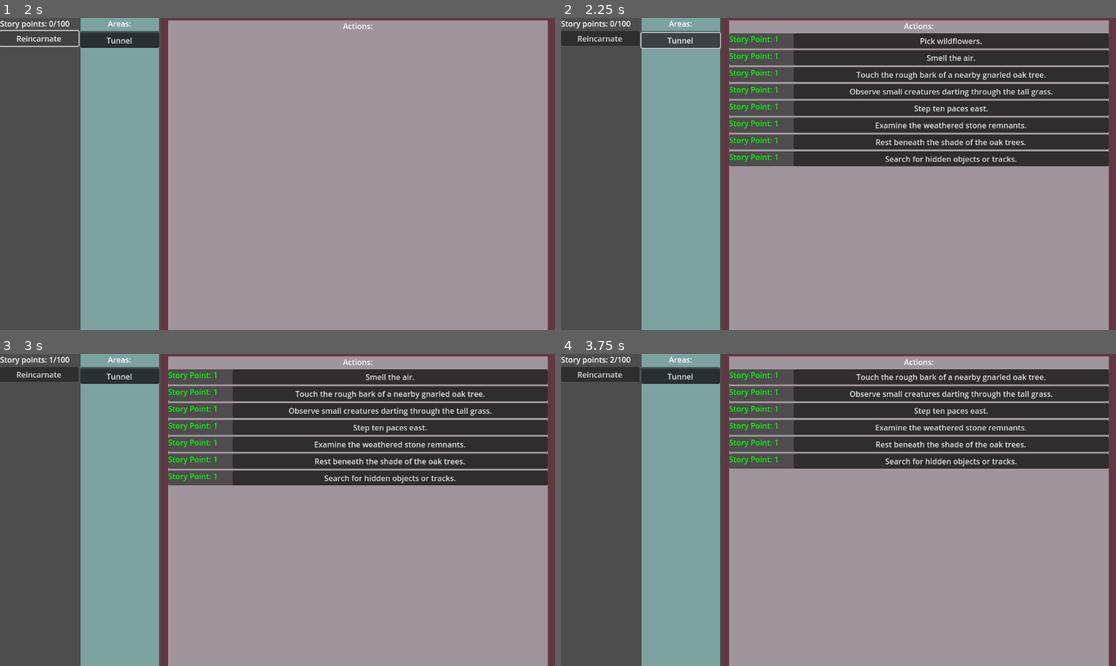
Above: before the commit, frames 1-4 (two rows, left to right).
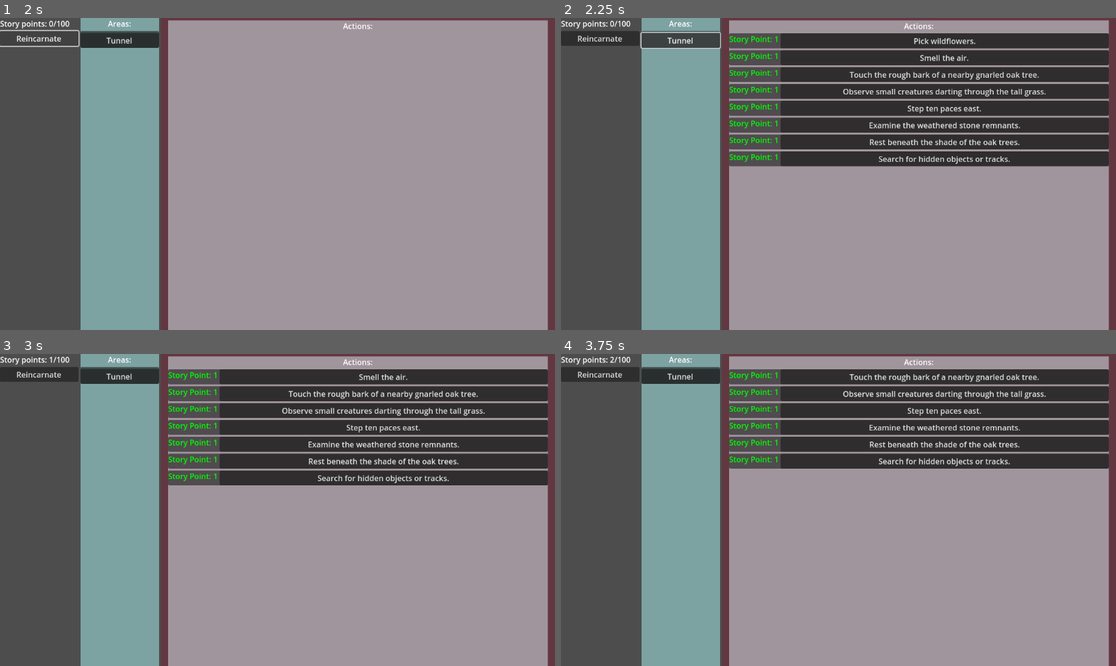
Above: after the commit, the same moments.

Repository: snipercup/Incremental-Chronicles
Game: Godot game, scene res://Scenes/main_menu.tscn
The game is run twice, just before and just after one commit, with the same random seed, the same clock (stepped at 60 frames per second) and the same inputs.
Inputs:
- Up to frame 1 (2 s): click "Start Game" at 0.5 s; click "Reincarnate" at 1.25 s
- Up to frame 2 (2.25 s): click "Tunnel" at 2 s
- Up to frame 3 (3 s): click "Pick wildflowers." at 2.75 s
- Up to frame 4 (3.75 s): click "Smell the air." at 3.5 s

Frame 1 is identical in both runs. In frame 2, 3.1% of the frame differs, in the area x 39-89%, y 4-48%; in frame 3, 2.9%; in frame 4, 2.6%.

Commit message:
Move requirements to own scene

Diff:
--- /dev/null
+++ b/Scenes/rewards_requirements.tscn
@@ -0,0 +1,11 @@
+[gd_scene load_steps=2 format=3 uid="uid://d1amlgxg4qcs5"]
+
+[ext_resource type="Script" uid="uid://lie1al6rjya7" path="res://Scripts/rewards_requirements_list_ui.gd" id="1_okwhb"]
+
+[node name="RewardsRequirements" type="VBoxContainer"]
+anchors_preset = 15
+anchor_right = 1.0
+anchor_bottom = 1.0
+grow_horizontal = 2
+grow_vertical = 2
+script = ExtResource("1_okwhb")
--- a/Scenes/story_action_ui.tscn
+++ b/Scenes/story_action_ui.tscn
@@ -1,8 +1,9 @@
-[gd_scene load_steps=2 format=3 uid="uid://hf574lotfqlr"]
+[gd_scene load_steps=3 format=3 uid="uid://hf574lotfqlr"]
 
-[ext_resource type="Script" uid="uid://tq7qmviup2im" path="res://Scripts/story_action_ui.gd" id="1_5urje"]
+[ext_resource type="Script" uid="uid://tq7qmviup2im" path="res://Scripts/storyaction/story_action_ui.gd" id="1_5urje"]
+[ext_resource type="PackedScene" uid="uid://d1amlgxg4qcs5" path="res://Scenes/rewards_requirements.tscn" id="2_e83s4"]
 
-[node name="StoryActionUI" type="PanelContainer" node_paths=PackedStringArray("action_button", "rewards_requirements_v_box_container")]
+[node name="StoryActionUI" type="PanelContainer" node_paths=PackedStringArray("action_button", "rewards_requirements")]
 anchors_preset = 15
 anchor_right = 1.0
 anchor_bottom = 1.0
@@ -10,15 +11,13 @@
 grow_vertical = 2
 script = ExtResource("1_5urje")
 action_button = NodePath("StatsContainer/ActionButton")
-rewards_requirements_v_box_container = NodePath("StatsContainer/RewardsRequirementsVBoxContainer")
+rewards_requirements = NodePath("StatsContainer/RewardsRequirements")
 
 [node name="StatsContainer" type="HBoxContainer" parent="."]
 layout_mode = 2
 
-[node name="RewardsRequirementsVBoxContainer" type="VBoxContainer" parent="StatsContainer"]
+[node name="RewardsRequirements" parent="StatsContainer" instance=ExtResource("2_e83s4")]
 layout_mode = 2
-size_flags_horizontal = 3
-size_flags_stretch_ratio = 0.2
 
 [node name="ActionButton" type="Button" parent="StatsContainer"]
 layout_mode = 2
--- /dev/null
+++ b/Scripts/rewards_requirements_list_ui.gd
@@ -0,0 +1,56 @@
+extends VBoxContainer
+
+# This script is used with the RewardsRequirements_ui scene
+# This script is used to display rewards and requirements
+# Rewards will be displayed as green labels, requirements as red
+# You can specify if you want to see requirements, rewards or both
+
+# Example JSON from story_action.get_requirements() and story_action.get_rewards():
+# {
+#     "Story Point": 1,
+#     "Persistence": 1
+# }
+
+enum DisplayMode { REQUIREMENTS, REWARDS, BOTH }
+
+@export var display_mode: DisplayMode = DisplayMode.BOTH
+
+var story_action: StoryAction
+
+# Set story action and update UI
+func set_story_action(value: StoryAction) -> void:
+	story_action = value
+	if story_action:
+		_update_rewards_and_requirements()
+
+# Update the rewards and requirements list based on display mode
+func _update_rewards_and_requirements() -> void:
+	# Clear existing labels
+	for child in get_children():
+		child.queue_free()
+
+	var requirements = story_action.get_requirements()
+	var rewards = story_action.get_rewards()
+
+	var has_content = false
+
+	# Display requirements if enabled
+	if display_mode == DisplayMode.REQUIREMENTS or display_mode == DisplayMode.BOTH:
+		for key in requirements.keys():
+			var requirement_label = Label.new()
+			requirement_label.text = "%s: %d" % [key, requirements[key]]
+			requirement_label.modulate = Color(1, 0, 0)  # Red color for requirements
+			add_child(requirement_label)
+			has_content = true
+
+	# Display rewards if enabled
+	if display_mode == DisplayMode.REWARDS or display_mode == DisplayMode.BOTH:
+		for key in rewards.keys():
+			var reward_label = Label.new()
+			reward_label.text = "%s: %d" % [key, rewards[key]]
+			reward_label.modulate = Color(0, 1, 0)  # Green color for rewards
+			add_child(reward_label)
+			has_content = true
+
+	# Hide container if empty
+	visible = has_content
--- a/Scripts/story_action.gd
+++ /dev/null
@@ -1,70 +0,0 @@
-class_name StoryAction
-extends RefCounted
-
-# Example action json:
-#{
-  #"stars": 1,
-  #"story_point_requirement": 0,
-  #"story_points": 1,
-  #"story_text": "Smell the air."
-#}
-
-# Properties with default values
-var stars: int = 1 : set = set_stars, get = get_stars
-var story_point_requirement: int = 0 : set = set_story_point_requirement, get = get_story_point_requirement
-var story_points: int = 1 : set = set_story_points, get = get_story_points
-var story_text: String = "" : set = set_story_text, get = get_story_text
-var area: StoryArea
-
-
-# Initialize from a dictionary
-func _init(data: Dictionary = {}) -> void:
-	set_stars(data.get("stars", 1))
-	set_story_point_requirement(data.get("story_point_requirement", 0))
-	set_story_points(data.get("story_points", 1))
-	set_story_text(data.get("story_text", ""))
-
-# Setters and Getters
-func set_stars(value: int) -> void:
-	stars = clamp(value, 1, 5)  # Ensure stars are between 1 and 5
-
-func get_stars() -> int:
-	return stars
-
-func set_story_point_requirement(value: int) -> void:
-	story_point_requirement = max(value, 0)  # Ensure non-negative
-
-func get_story_point_requirement() -> int:
-	return story_point_requirement
-
-func set_story_points(value: int) -> void:
-	story_points = max(value, 0)  # Ensure non-negative
-
-func get_story_points() -> int:
-	return story_points
-
-func set_story_text(value: String) -> void:
-	story_text = value
-
-func get_story_text() -> String:
-	return story_text
-
-func get_system_prompt() -> String:
-	# Get the area description from the associated area
-	var area_description: String = area.get_description() if area else "an unknown place"
-	#print_debug("returning area description: " + area_description)
-	# Replace the placeholder with the actual area description
-	return "You are an action generator. Your job is to create short actions (up to 5 words). " +\
-		   "Each action should be short and engaging that reflects the possibilities in the area. " +\
-		   "Describe an activity in the following setting: %s. " % area_description +\
-		   "The action should feel natural, varied, and influenced by the location, its landmarks, and its inhabitants."
-
-
-# Function to return all properties as a dictionary
-func get_properties() -> Dictionary:
-	return {
-		"stars": stars,
-		"story_point_requirement": story_point_requirement,
-		"story_points": story_points,
-		"story_text": story_text
-	}
--- a/Scripts/story_action_ui.gd
+++ /dev/null
@@ -1,79 +0,0 @@
-extends PanelContainer
-
-# This script is used with the StoryActionUI scene
-# This script is used to update the ui for a StoryAction
-# This script will signal when the user presses the action_button
-
-#Example json:
-#{
-	# "requirements": {
-		#"Story Point": 1,
-		#"Persistence": 1
-	#},
-	#"rewards": {
-		#"Story Point": 1
-	#},
-	#"story_text": "Pick wildflowers."
-#}
-
-@export var action_button: Button = null
-@export var rewards_requirements_v_box_container: VBoxContainer = null
-
-
-var story_action: StoryAction
-
-# Signal to emit when the action button is pressed
-signal action_pressed(control: Control)
-
-func set_action_button_text(value: String) -> void:
-	if action_button:
-		action_button.text = value
-
-# Update the UI for this action
-func set_story_action(value: StoryAction) -> void:
-	story_action = value
-	if story_action:
-		_update_rewards_and_requirements()
-		set_action_button_text(story_action.get_story_text())
-
-
-# Handle action button press
-func _ready():
-	if action_button:
-		action_button.pressed.connect(_on_action_button_pressed)
-
-func _on_action_button_pressed() -> void:
-	# Emit the signal, passing this control as a parameter
-	action_pressed.emit(self)
-	# Free the control after emitting the signal
-	queue_free()
-
-# Update the rewards and requirements list in a single container
-func _update_rewards_and_requirements() -> void:
-	# Clear existing labels
-	for child in rewards_requirements_v_box_container.get_children():
-		child.queue_free()
-
-	var requirements = story_action.get_requirements()
-	var rewards = story_action.get_rewards()
-
-	var has_content = false
-
-	# Create red labels for requirements
-	for key in requirements.keys():
-		var requirement_label = Label.new()
-		requirement_label.text = "%s: %d" % [key, requirements[key]]
-		requirement_label.modulate = Color(1, 0, 0)  # Red color for requirements
-		rewards_requirements_v_box_container.add_child(requirement_label)
-		has_content = true
-
-	# Create green labels for rewards
-	for key in rewards.keys():
-		var reward_label = Label.new()
-		reward_label.text = "%s: %d" % [key, rewards[key]]
-		reward_label.modulate = Color(0, 1, 0)  # Green color for rewards
-		rewards_requirements_v_box_container.add_child(reward_label)
-		has_content = true
-
-	# Hide container if empty
-	rewards_requirements_v_box_container.visible = has_content
--- a/Scripts/storyaction/story_action_ui.gd
+++ b/Scripts/storyaction/story_action_ui.gd
@@ -4,22 +4,25 @@
 # This script is used to update the ui for a StoryAction
 # This script will signal when the user presses the action_button
 
-@export var story_point_label: Label = null
-@export var stars_label: Label = null
+#Example json:
+#{
+	# "requirements": {
+		#"Story Point": 1,
+		#"Persistence": 1
+	#},
+	#"rewards": {
+		#"Story Point": 1
+	#},
+	#"story_text": "Pick wildflowers."
+#}
+
 @export var action_button: Button = null
+@export var rewards_requirements: VBoxContainer = null
+
 var story_action: StoryAction
 
 # Signal to emit when the action button is pressed
 signal action_pressed(control: Control)
-
-# Setters for controls and variables
-func set_story_point_label(value: String) -> void:
-	if story_point_label:
-		story_point_label.text = value
-
-func set_stars_label(value: String) -> void:
-	if stars_label:
-		stars_label.text = value
 
 func set_action_button_text(value: String) -> void:
 	if action_button:
@@ -29,22 +32,7 @@
 func set_story_action(value: StoryAction) -> void:
 	story_action = value
 	if story_action:
-		# Get values from story action
-		var requirement = story_action.get_story_point_requirement()
-		var points = story_action.get_story_points()
-
-		# Build the label text based on values
-		var label_text = []
-		if requirement > 0:
-			label_text.append("Requires: %d" % requirement)
-		if points > 0:
-			label_text.append("Gives: %d" % points)
-
-		# Join the parts together with a comma
-		set_story_point_label(", ".join(label_text))
-
-		# Update stars and action button
-		set_stars_label("★".repeat(story_action.get_stars()))
+		rewards_requirements.set_story_action(story_action)
 		set_action_button_text(story_action.get_story_text())
 
 
Not shown, added: Scripts/rewards_requirements_list_ui.gd.uid
Not shown, removed: Scripts/story_action.gd.uid
Not shown, removed: Scripts/story_action_ui.gd.uid
